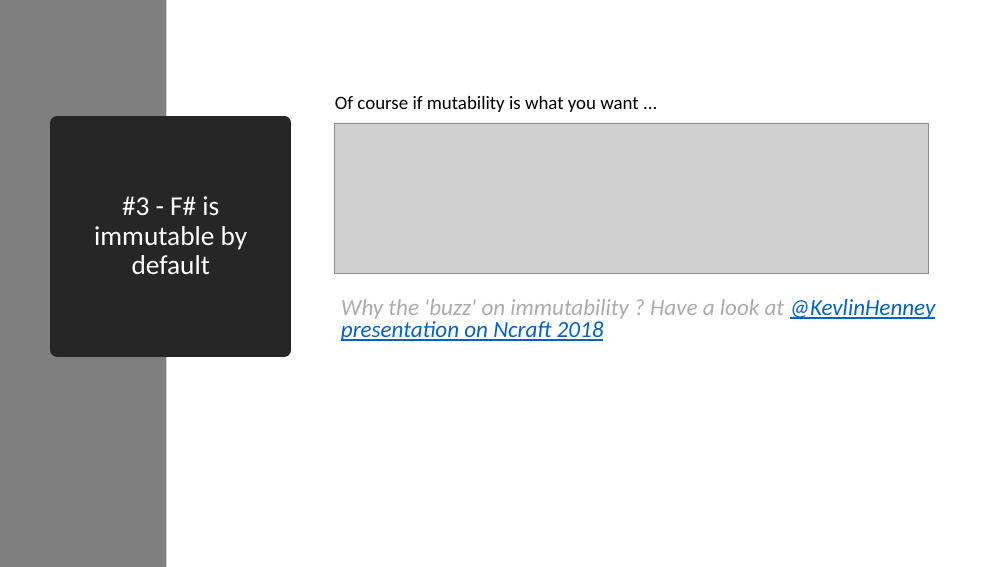
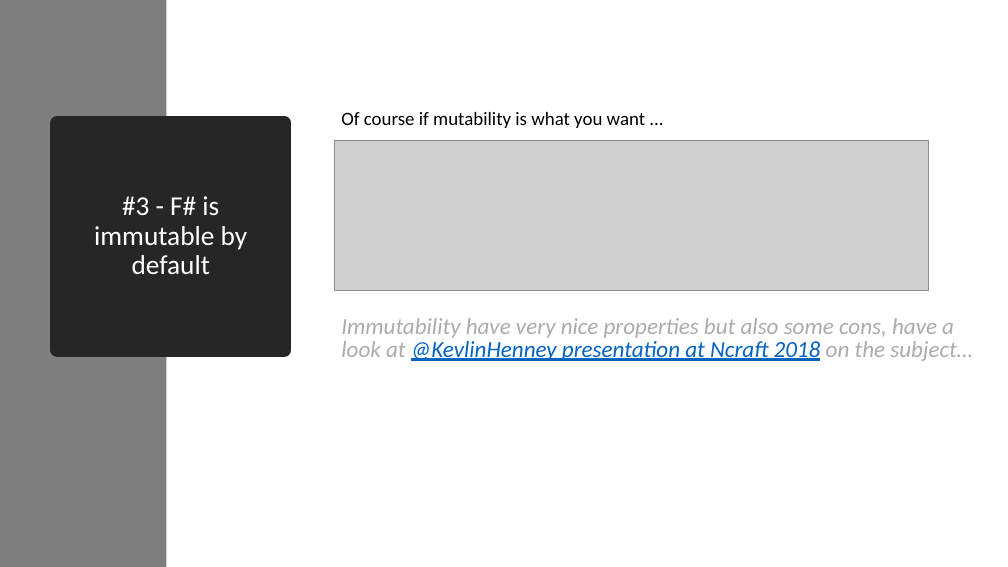
Before and after one commit to essic/prez-why-fsharp, a slide deck: slide 22 of WhyFSharp.pptx (slide 21 before the commit). Drawn at 1008x567 pixels with LibreOffice and Linux fonts; fonts in the diff are those of the drawing; grey boxes stand for pictures. Boxes give left, top, right and bottom in pixels: in the first picture for what was removed or moved away, otherwise in the second. Text is boxed around its words. In the diff, an @@ line names an element or a change of style, - is before the commit and + after.

```diff
--- a/WhyFSharp.pptx
+++ b/WhyFSharp.pptx
@@ text "Of course if mutability is ...": place and size @@
-text "Of course if mutability is ..." at (335, 96, 638, 112)
+text "Of course if mutability is ..." at (341, 112, 645, 128)
@@ picture: place and size @@
-picture at (334, 123, 929, 273)
+picture at (334, 141, 929, 290)
@@ text at (341, 318, 972, 361): text changed @@
-Why the 'buzz' on immutability ? Have a look at @KevlinHenney presentation on Ncraft 2018
+Immutability have very nice properties but also some cons, have a look at @KevlinHenney presentation at Ncraft 2018 on the subject…
```
Also in this commit, not shown: 14 other slides changed, 1 slide added.
